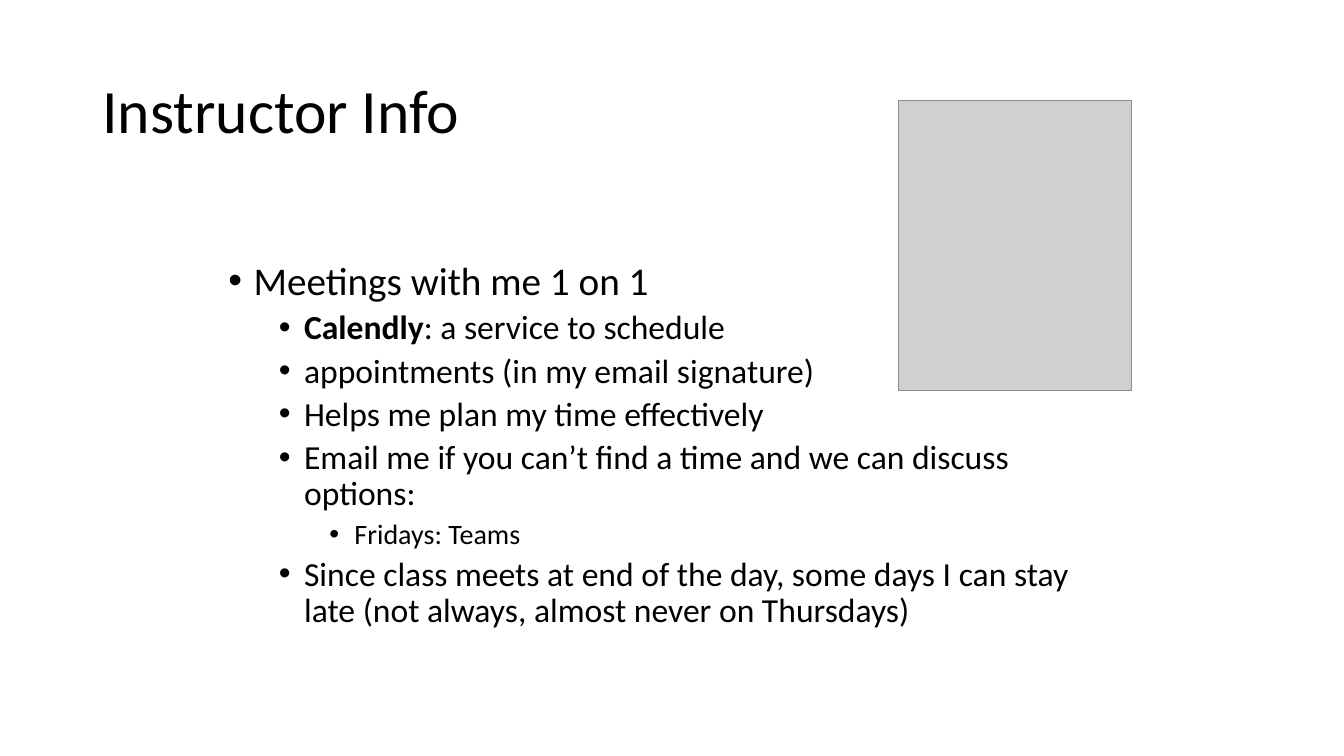
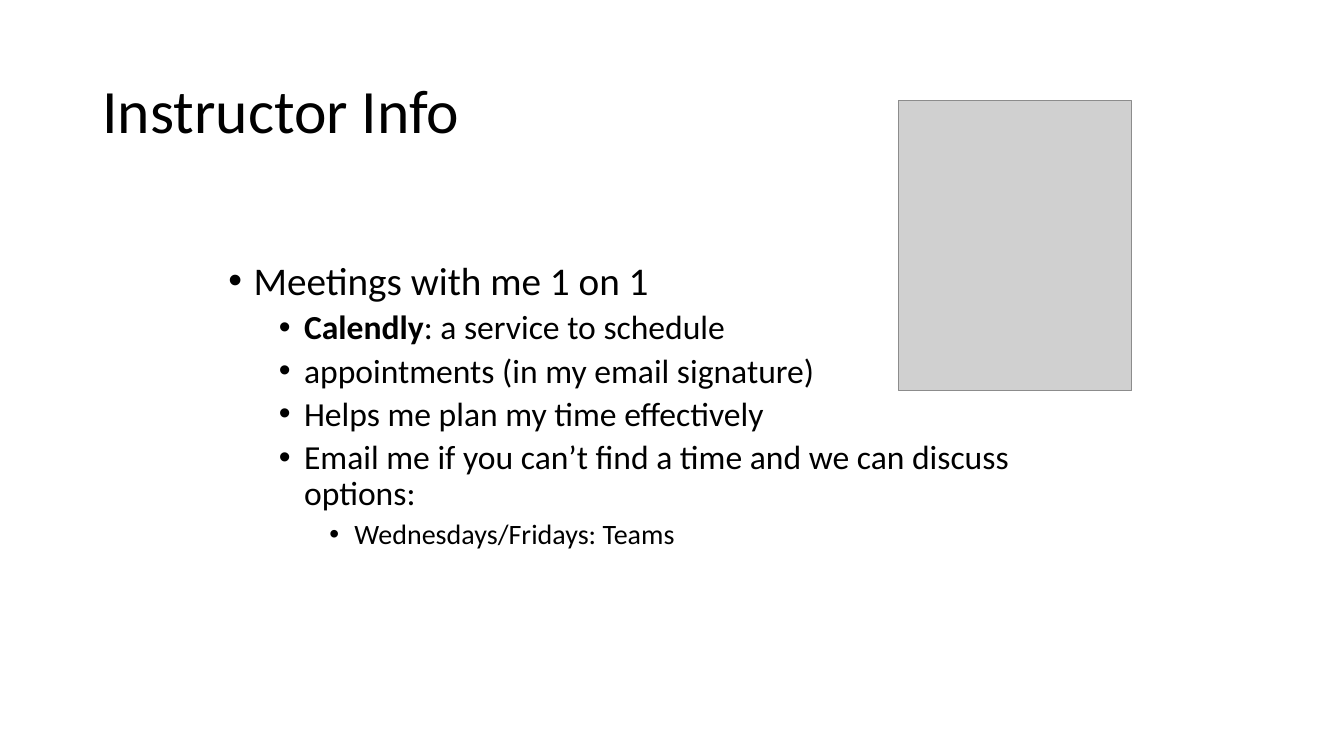
Before and after one commit to RHIT-CSSE/csse220, a slide deck: slide 6 of ClassMaterials/JavaIntro/Slides/InstructorIntro.pptx. Drawn at 1344x756 pixels with LibreOffice and Linux fonts; fonts in the diff are those of the drawing; grey boxes stand for pictures. Boxes give left, top, right and bottom in pixels: in the first picture for what was removed or moved away, otherwise in the second. Text is boxed around its words. In the diff, an @@ line names an element or a change of style, - is before the commit and + after.

```diff
--- a/ClassMaterials/JavaIntro/Slides/InstructorIntro.pptx
+++ b/ClassMaterials/JavaIntro/Slides/InstructorIntro.pptx
@@ text at (354,524,675,549): text changed; size 24 to 20 pt @@
-    • Fridays: Teams
-  • Since class meets at end of the day, some days I can stay late (not always, almost never on Thursdays)
+    • Wednesdays/Fridays: Teams
```
Also in this commit, not shown: 3 other slides changed, 1 other file.
